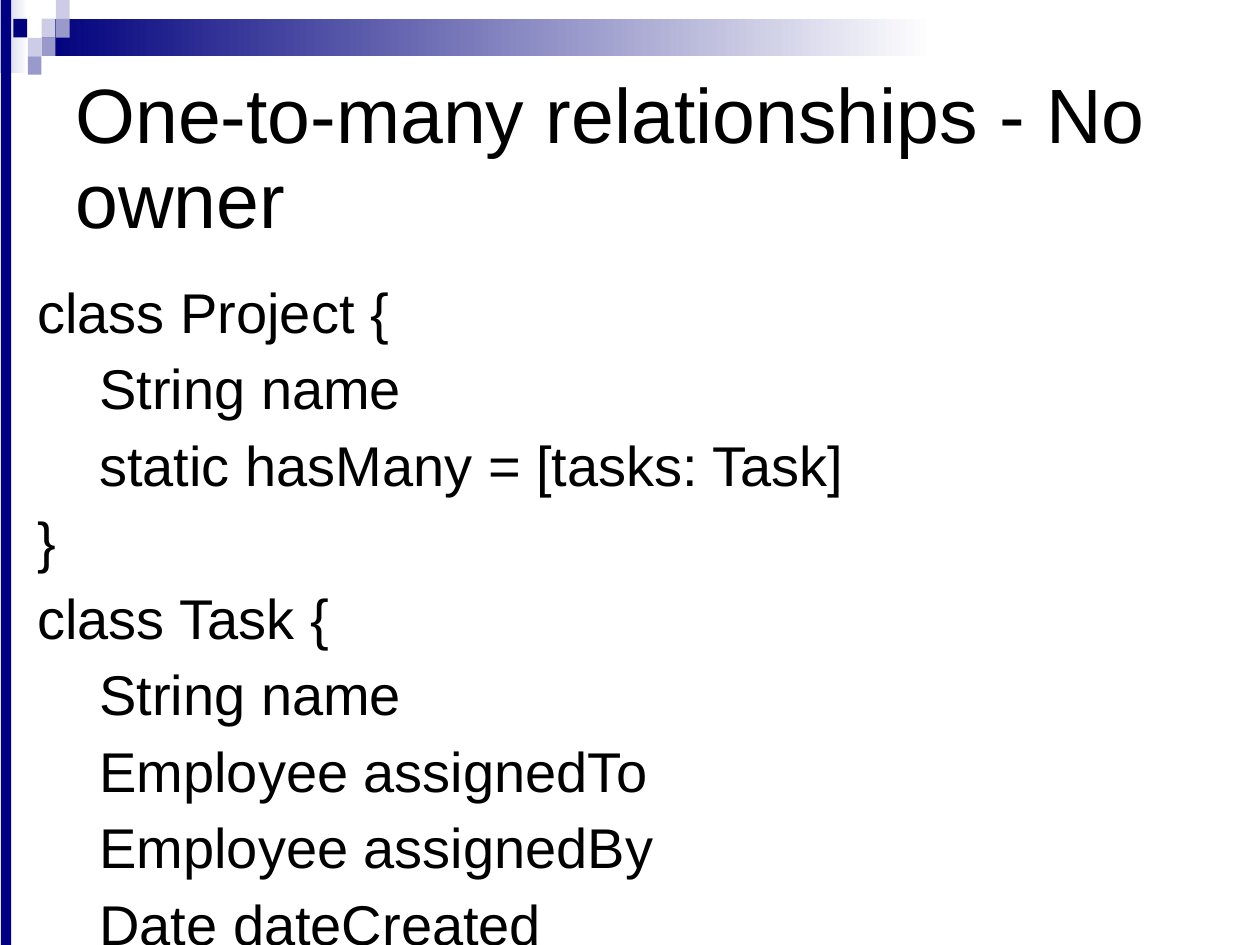
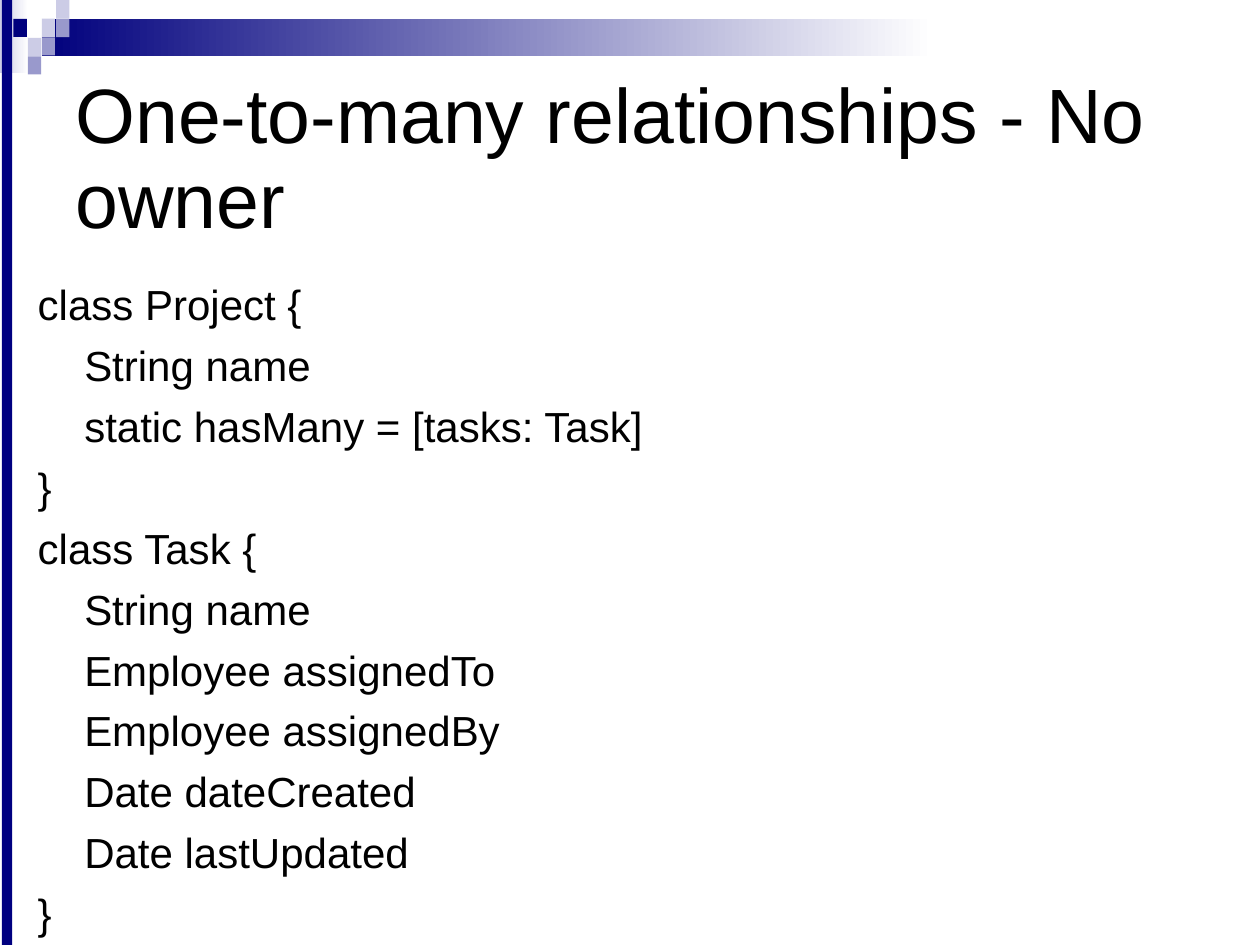
Before and after one commit to meudaypratap/grailsdomain1, a slide deck: slide 16 of Domain_Classses_1.ppt. Drawn at 1260x945 pixels with LibreOffice and Linux fonts; fonts in the diff are those of the drawing; background and template pictures are left out. Boxes give left, top, right and bottom in pixels: in the first picture for what was removed or moved away, otherwise in the second. Text is boxed around its words. In the diff, an @@ line names an element or a change of style, - is before the commit and + after.

```diff
--- a/Domain_Classses_1.ppt
+++ b/Domain_Classses_1.ppt
@@ text "class Project {" at bbox=[38, 289, 642, 877]: size 32 to 24 pt @@
```
Also in this commit, not shown: 6 other slides changed.
